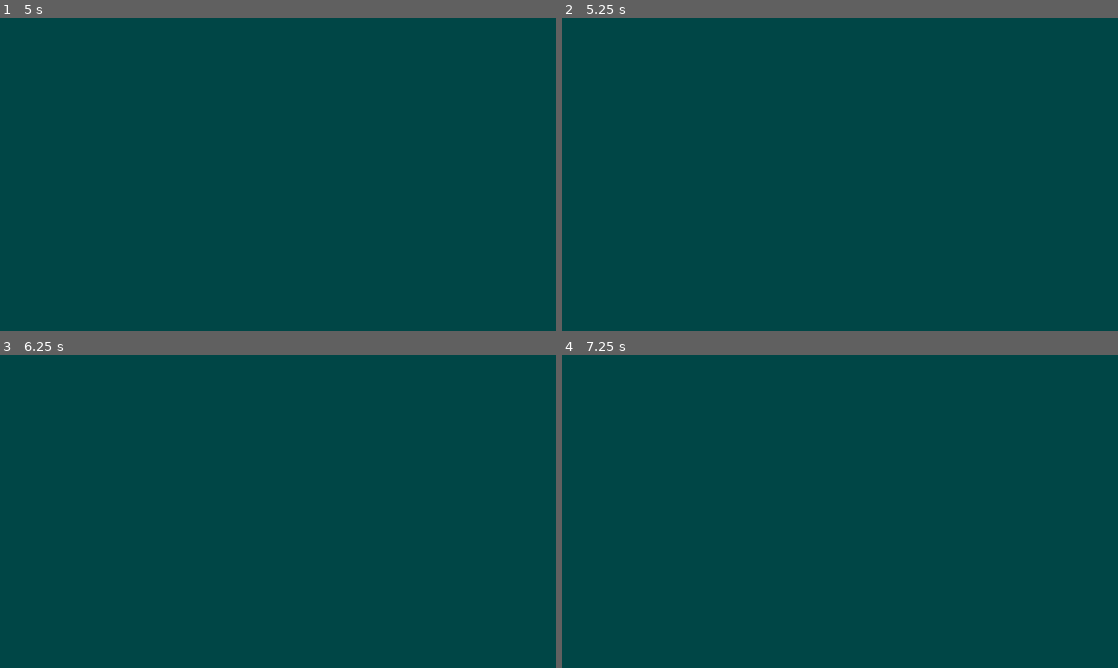
Above: before the commit, frames 1-4 (two rows, left to right).
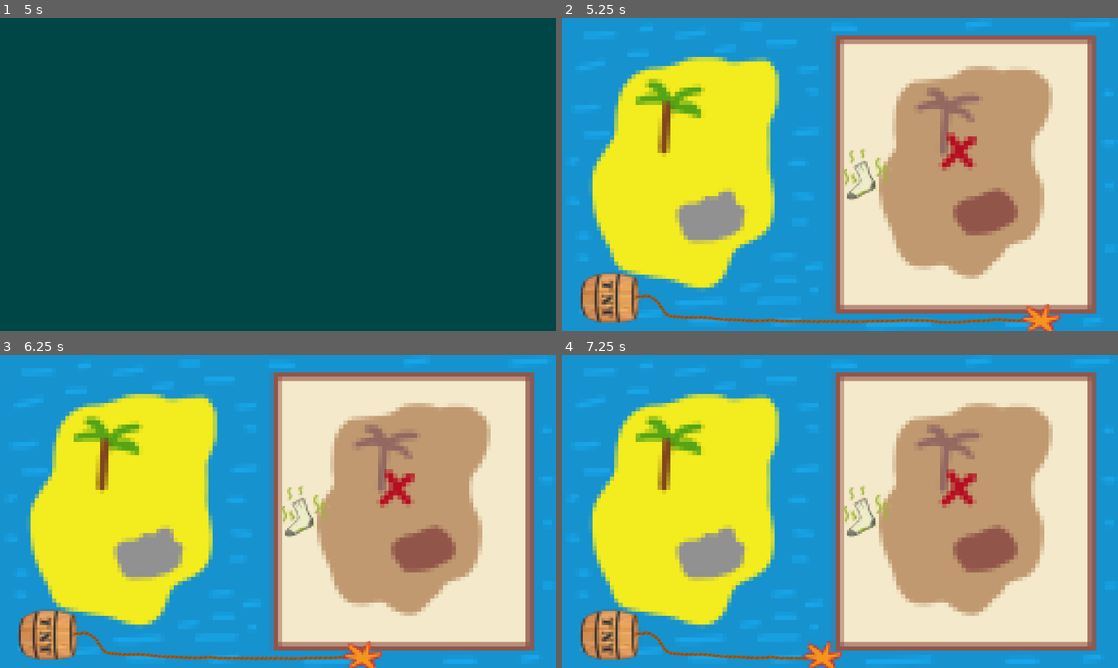
Above: after the commit, the same moments.

Repository: Kira932/godot_jam
Game: Godot game, scene res://scene/transition.tscn
Two runs of this game, one before a commit and one after it. Both use one fixed random seed, a clock stepped at 60 frames per second and the inputs below.
Inputs (mouse positions are in pixels of both pictures, inside the frame that each line leads up to):
- Up to frame 1 (5 s): move the mouse to (400, 158) at 0.52 s; click (400, 158) at 0.6 s; move the mouse to (166, 190) at 1.27 s; click (166, 190) at 1.35 s; move the mouse to (333, 105) at 2.02 s; click (333, 105) at 2.1 s; move the mouse to (250, 237) at 2.77 s; click (250, 237) at 2.85 s; move the mouse to (444, 221) at 3.52 s; click (444, 221) at 3.6 s; move the mouse to (111, 127) at 4.27 s; click (111, 127) at 4.35 s
- Up to frame 2 (5.25 s): move the mouse to (867, 174) at 5.02 s; click (867, 174) at 5.1 s
- Up to frame 3 (6.25 s): tap Enter at 5.75 s; move the mouse to (194, 433) at 5.77 s; click (194, 433) at 5.85 s
- Up to frame 4 (7.25 s): tap Space at 6.5 s; move the mouse to (962, 495) at 6.52 s; click (962, 495) at 6.6 s

Frame 1 is identical in both runs. In frame 2, 100% of the frame differs, in the area x 0-100%, y 0-100%; in frame 3, 100%; in frame 4, 100%.

Commit message:
[add] feedback for win/lose in spot + [fix] click check

Diff:
--- a/scene/spot_the_diff.tscn
+++ b/scene/spot_the_diff.tscn
@@ -1,10 +1,24 @@
-[gd_scene load_steps=7 format=3 uid="uid://cghy75c8btdks"]
+[gd_scene load_steps=9 format=3 uid="uid://cghy75c8btdks"]
 
 [ext_resource type="Script" path="res://scripts/spot_the_difference.gd" id="1_g8yc5"]
-[ext_resource type="Script" path="res://scripts/difference_click.gd" id="2_tmdaa"]
 [ext_resource type="Texture2D" uid="uid://1iia5wkgj40j" path="res://assets/spot_the_diff/Croix rouge.png" id="3_cyqhb"]
 [ext_resource type="Texture2D" uid="uid://cu4641ekb06tq" path="res://assets/spot_the_diff/Background carte.png" id="4_qgw2i"]
+[ext_resource type="Texture2D" uid="uid://d3u16t6kx7tj1" path="res://assets/spot_the_diff/Coffre trésor.png" id="5_1xpnp"]
 [ext_resource type="PackedScene" uid="uid://cofyqdd7fmu16" path="res://prefabs/timer.tscn" id="5_u07d4"]
+[ext_resource type="Texture2D" uid="uid://dqawkh0k044g8" path="res://assets/spot_the_diff/Chaussette salle.png" id="6_2t0cv"]
+
+[sub_resource type="GDScript" id="GDScript_6yjsn"]
+script/source = "extends Area2D
+
+var one_time : bool = true
+var check_other : bool = true
+
+func _on_input_event(_viewport, event, _shape_idx):
+	if (event is InputEventMouseButton and one_time):
+		check_other = false
+		if (event.button_index == MOUSE_BUTTON_LEFT and event.pressed):
+			pass
+"
 
 [sub_resource type="RectangleShape2D" id="RectangleShape2D_lmpfb"]
 size = Vector2(40, 40)
@@ -29,12 +43,7 @@
 
 [node name="Area2D" type="Area2D" parent="Map1"]
 scale = Vector2(2, 2)
-script = ExtResource("2_tmdaa")
-
-[node name="ClickFail" type="Sprite2D" parent="Map1/Area2D"]
-visible = false
-scale = Vector2(0.5, 0.5)
-texture = ExtResource("3_cyqhb")
+script = SubResource("GDScript_6yjsn")
 
 [node name="CollisionShape2D" type="CollisionShape2D" parent="Map1/Area2D"]
 scale = Vector2(2, 2)
@@ -45,6 +54,18 @@
 visible = false
 position = Vector2(4, 0)
 polygon = PackedVector2Array(-44, -40, -44, 40, 36, 40, 36, -40)
+
+[node name="ClickValid" type="Sprite2D" parent="Map1"]
+visible = false
+z_index = 1
+position = Vector2(1.90735e-06, 8)
+scale = Vector2(1.16667, 1.16667)
+texture = ExtResource("5_1xpnp")
+
+[node name="ClickFail" type="Sprite2D" parent="Map1"]
+visible = false
+z_index = 1
+texture = ExtResource("6_2t0cv")
 
 [node name="Baril" parent="." instance=ExtResource("5_u07d4")]
 position = Vector2(-792, 424)
@@ -57,5 +78,7 @@
 
 [connection signal="draw" from="Map1/Cross" to="." method="_on_cross_draw"]
 [connection signal="input_event" from="Map1/Area2D" to="Map1/Area2D" method="_on_input_event"]
+[connection signal="mouse_entered" from="Map1/Area2D" to="." method="_on_area_2d_mouse_entered"]
+[connection signal="mouse_exited" from="Map1/Area2D" to="." method="_on_area_2d_mouse_exited"]
 [connection signal="draw" from="Baril" to="." method="_on_baril_draw"]
 [connection signal="timeout" from="Timer" to="." method="_on_timer_timeout"]
--- a/scene/transition.tscn
+++ b/scene/transition.tscn
@@ -193,8 +193,9 @@
 "values": [false, true, false]
 }
 
-[sub_resource type="Animation" id="Animation_3pjs3"]
-length = 0.001
+[sub_resource type="Animation" id="Animation_fx1u4"]
+resource_name = "HpAnim_1HP"
+length = 5.0
 tracks/0/type = "value"
 tracks/0/imported = false
 tracks/0/enabled = true
@@ -202,10 +203,10 @@
 tracks/0/interp = 1
 tracks/0/loop_wrap = true
 tracks/0/keys = {
-"times": PackedFloat32Array(0),
-"transitions": PackedFloat32Array(1),
-"update": 1,
-"values": [false]
+"times": PackedFloat32Array(0, 1, 4),
+"transitions": PackedFloat32Array(1, 1, 1),
+"update": 1,
+"values": [false, false, false]
 }
 tracks/1/type = "value"
 tracks/1/imported = false
@@ -214,10 +215,10 @@
 tracks/1/interp = 1
 tracks/1/loop_wrap = true
 tracks/1/keys = {
-"times": PackedFloat32Array(0),
-"transitions": PackedFloat32Array(1),
-"update": 1,
-"values": [false]
+"times": PackedFloat32Array(0, 1, 4),
+"transitions": PackedFloat32Array(1, 1, 1),
+"update": 1,
+"values": [false, false, false]
 }
 tracks/2/type = "value"
 tracks/2/imported = false
@@ -226,10 +227,10 @@
 tracks/2/interp = 1
 tracks/2/loop_wrap = true
 tracks/2/keys = {
-"times": PackedFloat32Array(0),
-"transitions": PackedFloat32Array(1),
-"update": 1,
-"values": [false]
+"times": PackedFloat32Array(0, 1, 4),
+"transitions": PackedFloat32Array(1, 1, 1),
+"update": 1,
+"values": [false, true, false]
 }
 tracks/3/type = "value"
 tracks/3/imported = false
@@ -238,10 +239,62 @@
 tracks/3/interp = 1
 tracks/3/loop_wrap = true
 tracks/3/keys = {
-"times": PackedFloat32Array(0),
-"transitions": PackedFloat32Array(1),
-"update": 1,
-"values": [false]
+"times": PackedFloat32Array(0, 1, 4),
+"transitions": PackedFloat32Array(1, 1, 1),
+"update": 1,
+"values": [false, false, false]
+}
+
+[sub_resource type="Animation" id="Animation_8ajjm"]
+resource_name = "HpAnim_2HP"
+length = 5.0
+tracks/0/type = "value"
+tracks/0/imported = false
+tracks/0/enabled = true
+tracks/0/path = NodePath("Coin:visible")
+tracks/0/interp = 1
+tracks/0/loop_wrap = true
+tracks/0/keys = {
+"times": PackedFloat32Array(0, 1, 4),
+"transitions": PackedFloat32Array(1, 1, 1),
+"update": 1,
+"values": [false, false, false]
+}
+tracks/1/type = "value"
+tracks/1/imported = false
+tracks/1/enabled = true
+tracks/1/path = NodePath("Coin2:visible")
+tracks/1/interp = 1
+tracks/1/loop_wrap = true
+tracks/1/keys = {
+"times": PackedFloat32Array(0, 1, 4),
+"transitions": PackedFloat32Array(1, 1, 1),
+"update": 1,
+"values": [false, false, false]
+}
+tracks/2/type = "value"
+tracks/2/imported = false
+tracks/2/enabled = true
+tracks/2/path = NodePath("Coin3:visible")
+tracks/2/interp = 1
+tracks/2/loop_wrap = true
+tracks/2/keys = {
+"times": PackedFloat32Array(0, 1, 4),
+"transitions": PackedFloat32Array(1, 1, 1),
+"update": 1,
+"values": [false, true, false]
+}
+tracks/3/type = "value"
+tracks/3/imported = false
+tracks/3/enabled = true
+tracks/3/path = NodePath("Coin4:visible")
+tracks/3/interp = 1
+tracks/3/loop_wrap = true
+tracks/3/keys = {
+"times": PackedFloat32Array(0, 1, 4),
+"transitions": PackedFloat32Array(1, 1, 1),
+"update": 1,
+"values": [false, true, false]
 }
 
 [sub_resource type="Animation" id="Animation_uim71"]
@@ -296,9 +349,8 @@
 "values": [false, true, false]
 }
 
-[sub_resource type="Animation" id="Animation_8ajjm"]
-resource_name = "HpAnim_2HP"
-length = 5.0
+[sub_resource type="Animation" id="Animation_3pjs3"]
+length = 0.001
 tracks/0/type = "value"
 tracks/0/imported = false
 tracks/0/enabled = true
@@ -306,10 +358,10 @@
 tracks/0/interp = 1
 tracks/0/loop_wrap = true
 tracks/0/keys = {
-"times": PackedFloat32Array(0, 1, 4),
-"transitions": PackedFloat32Array(1, 1, 1),
-"update": 1,
-"values": [false, false, false]
+"times": PackedFloat32Array(0),
+"transitions": PackedFloat32Array(1),
+"update": 1,
+"values": [false]
 }
 tracks/1/type = "value"
 tracks/1/imported = false
@@ -318,10 +370,10 @@
 tracks/1/interp = 1
 tracks/1/loop_wrap = true
 tracks/1/keys = {
-"times": PackedFloat32Array(0, 1, 4),
-"transitions": PackedFloat32Array(1, 1, 1),
-"update": 1,
-"values": [false, false, false]
+"times": PackedFloat32Array(0),
+"transitions": PackedFloat32Array(1),
+"update": 1,
+"values": [false]
 }
 tracks/2/type = "value"
 tracks/2/imported = false
@@ -330,10 +382,10 @@
 tracks/2/interp = 1
 tracks/2/loop_wrap = true
 tracks/2/keys = {
-"times": PackedFloat32Array(0, 1, 4),
-"transitions": PackedFloat32Array(1, 1, 1),
-"update": 1,
-"values": [false, true, false]
+"times": PackedFloat32Array(0),
+"transitions": PackedFloat32Array(1),
+"update": 1,
+"values": [false]
 }
 tracks/3/type = "value"
 tracks/3/imported = false
@@ -342,62 +394,10 @@
 tracks/3/interp = 1
 tracks/3/loop_wrap = true
 tracks/3/keys = {
-"times": PackedFloat32Array(0, 1, 4),
-"transitions": PackedFloat32Array(1, 1, 1),
-"update": 1,
-"values": [false, true, false]
-}
-
-[sub_resource type="Animation" id="Animation_fx1u4"]
-resource_name = "HpAnim_1HP"
-length = 5.0
-tracks/0/type = "value"
-tracks/0/imported = false
-tracks/0/enabled = true
-tracks/0/path = NodePath("Coin:visible")
-tracks/0/interp = 1
-tracks/0/loop_wrap = true
-tracks/0/keys = {
-"times": PackedFloat32Array(0, 1, 4),
-"transitions": PackedFloat32Array(1, 1, 1),
-"update": 1,
-"values": [false, false, false]
-}
-tracks/1/type = "value"
-tracks/1/imported = false
-tracks/1/enabled = true
-tracks/1/path = NodePath("Coin2:visible")
-tracks/1/interp = 1
-tracks/1/loop_wrap = true
-tracks/1/keys = {
-"times": PackedFloat32Array(0, 1, 4),
-"transitions": PackedFloat32Array(1, 1, 1),
-"update": 1,
-"values": [false, false, false]
-}
-tracks/2/type = "value"
-tracks/2/imported = false
-tracks/2/enabled = true
-tracks/2/path = NodePath("Coin3:visible")
-tracks/2/interp = 1
-tracks/2/loop_wrap = true
-tracks/2/keys = {
-"times": PackedFloat32Array(0, 1, 4),
-"transitions": PackedFloat32Array(1, 1, 1),
-"update": 1,
-"values": [false, true, false]
-}
-tracks/3/type = "value"
-tracks/3/imported = false
-tracks/3/enabled = true
-tracks/3/path = NodePath("Coin4:visible")
-tracks/3/interp = 1
-tracks/3/loop_wrap = true
-tracks/3/keys = {
-"times": PackedFloat32Array(0, 1, 4),
-"transitions": PackedFloat32Array(1, 1, 1),
-"update": 1,
-"values": [false, false, false]
+"times": PackedFloat32Array(0),
+"transitions": PackedFloat32Array(1),
+"update": 1,
+"values": [false]
 }
 
 [sub_resource type="AnimationLibrary" id="AnimationLibrary_8n16j"]
@@ -450,7 +450,8 @@
 scale = Vector2(0.640983, 0.640983)
 texture = ExtResource("3_wosdg")
 
-[node name="AnimationPlayer" type="AnimationPlayer" parent="Wave"]
+[node name="TransitonPlayer" type="AnimationPlayer" parent="."]
+root_node = NodePath("../Wave")
 libraries = {
 "": SubResource("AnimationLibrary_e2lrx")
 }
@@ -479,7 +480,7 @@
 scale = Vector2(0.645129, 0.645129)
 texture = ExtResource("7_alnpq")
 
-[node name="AnimationPlayer" type="AnimationPlayer" parent="."]
+[node name="CoinPlayer" type="AnimationPlayer" parent="."]
 libraries = {
 "": SubResource("AnimationLibrary_8n16j")
 }
@@ -487,3 +488,4 @@
 [connection signal="tree_entered" from="." to="." method="_on_tree_entered"]
 [connection signal="draw" from="Transition" to="." method="_on_transition_draw"]
 [connection signal="draw" from="Wave" to="." method="_on_wave_draw"]
+[connection signal="animation_finished" from="TransitonPlayer" to="." method="_on_transiton_player_animation_finished"]
--- a/scripts/difference_click.gd
+++ /dev/null
@@ -1,17 +0,0 @@
-extends Area2D
-
-var one_time : bool = true
-var check_other : bool = false
-
-func _on_input_event(_viewport, event, _shape_idx):
-	if (event is InputEventMouseButton and one_time):
-		if (event.button_index == MOUSE_BUTTON_LEFT and event.pressed):
-			print("Valid click")
-			print("mouse pos", event.position)
-			one_time = false
-			#$"../../ClickCross".position = get_global_mouse_position()
-			#$"../../ClickCross".visible = true
-			GameController.winning = true
-			await $"../../Timer".timeout
-			GameController.to_transition()
-		check_other = true
--- a/scripts/game_controller.gd
+++ b/scripts/game_controller.gd
@@ -7,8 +7,7 @@
 
 enum GAMES {
 	DIFFERENCE,
-	BOAT,
-	BARIL
+	BOAT
 }
 
 func _process(_delta):
@@ -21,8 +20,6 @@
 			get_tree().change_scene_to_file("res://scene/spot_the_diff.tscn")
 		GAMES.BOAT:
 			get_tree().change_scene_to_file("res://scene/boat_in_the_bottle.tscn")
-		#GAMES.BARIL:
-		#	get_tree().change_scene_to_file("res://scene/baril.tscn")
 
 func to_transition():
 	get_tree().change_scene_to_file("res://scene/transition.tscn")
--- a/scripts/spot_the_difference.gd
+++ b/scripts/spot_the_difference.gd
@@ -1,17 +1,31 @@
 extends Node2D
 
-func _input(event):
-	if (event is InputEventMouseButton and event.pressed and $Map1/Area2D.check_other):
-		if !Rect2($Map1/Area2D.global_position, $Map1/Area2D/CollisionShape2D.shape.size).has_point(get_global_mouse_position()):
+var one_time : bool = true
+var mouse_inside : bool = false
+
+func _process(delta):
+	if (Input.is_action_just_pressed("click_left") and one_time):
+		if (mouse_inside):
+			print("Valid click")
+			$Map1/ClickValid.position = get_global_mouse_position()
+			$Map1/ClickValid.visible = true
+			GameController.winning = true
+		elif (mouse_inside == false):
 			print("Invalid click")
-			$ClickCross.position = get_global_mouse_position()
-			$ClickCross.visible = true
-			$Map1/Area2D.check_other = false
+			$Map1/ClickFail.position = get_global_mouse_position()
+			$Map1/ClickFail.visible = true
 			GameController.life -= 1
 			GameController.winning = false
-			await $Timer.timeout
-			GameController.to_transition()
+		one_time = false
+		await $Timer.timeout
+		GameController.to_transition()
 
+
+func _on_area_2d_mouse_entered():
+	mouse_inside = true
+
+func _on_area_2d_mouse_exited():
+	mouse_inside = false
 
 func _on_cross_draw():
 	var rng = RandomNumberGenerator.new()
@@ -24,7 +38,7 @@
 
 
 func _on_timer_timeout():
-	if ($Map1/Area2D.one_time):
+	if (one_time):
 		GameController.life -= 1
 		GameController.winning = false
 	GameController.to_transition()
--- a/scripts/transition.gd
+++ b/scripts/transition.gd
@@ -3,43 +3,32 @@
 var offset : int = 0
 
 func _on_transition_draw():
+	$TransitonPlayer.play("VagueAnim")
+
 	print("Life ", GameController.life)
 	match GameController.life:
 		3:
-			$Transition/Coin1.queue_free()
+			pass
 		2:
-			$Transition/Coin1.queue_free()
-			$Transition/Coin2.queue_free()
+			pass
 		1:
-			$Transition/Coin1.queue_free()
-			$Transition/Coin2.queue_free()
-			$Transition/Coin3.queue_free()
+			pass
 		0:
-			$Transition/Coin1.queue_free()
-			$Transition/Coin2.queue_free()
-			$Transition/Coin3.queue_free()
-			$Transition/Coin4.queue_free()
+			pass
 
-func _on_wave_draw():
-	$Wave/AnimationPlayer.play("VagueAnim")
-
-
-func _on_transition_complete():
+func _on_transiton_player_animation_finished(anim_name):
 	print("change to game")
-	$Transition.visible = false
-	$Transition.position = Vector2(-1196, 2.3)
 	GameController.game_controller(GameController.game_selector)
-
 
 func _on_tree_entered():
 	GameController.game_selector += 1
 	if (GameController.winning):
 		print("Winning")
 		GameController.count_win += 1
-	if (GameController.game_selector > 1): # should be GameController.GAMES.size()
+	if (GameController.game_selector > GameController.GAMES.size() - 1):
 		GameController.game_selector = 0
 		if (GameController.count_win >= 2):
 			print("Speed up")
 			Engine.time_scale += 0.2
 			GameController.count_win = 0
-	print("Game sel	ector ", GameController.game_selector)
+	print("Game selector ", GameController.game_selector)
Binary file added: assets/spot_the_diff/Chaussette salle.png
Not shown, added: assets/spot_the_diff/Chaussette salle.png.import
Binary file added: assets/spot_the_diff/Coffre trésor.png
Not shown, added: assets/spot_the_diff/Coffre trésor.png.import
